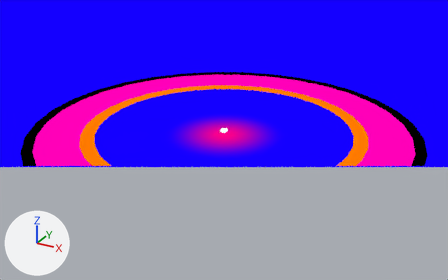
Before and after pictures for a commit that changed the Blender file assets/raw_assets/scene/scene.blend.
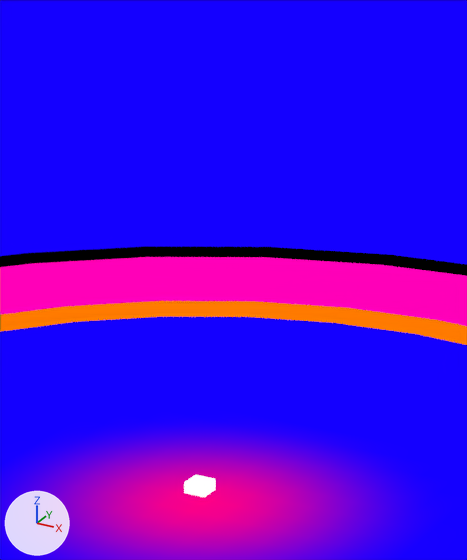
There are two pictures of each version: one from a 50 mm camera at (14.1, -25.7, 12.4) aimed at (-0.6, 1.1, -1.0), one close up on the part from 39% to 64% of the width and 4% to 53% of the height. Every picture has the same lights, and +X, +Y and +Z are marked at lower left. Everything nearer to the camera than a plane just in front of the edit is cut away.
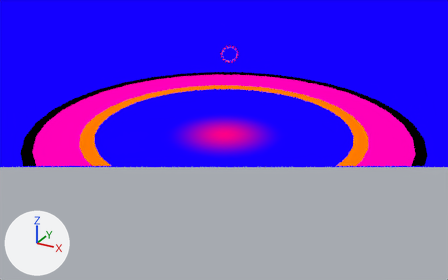
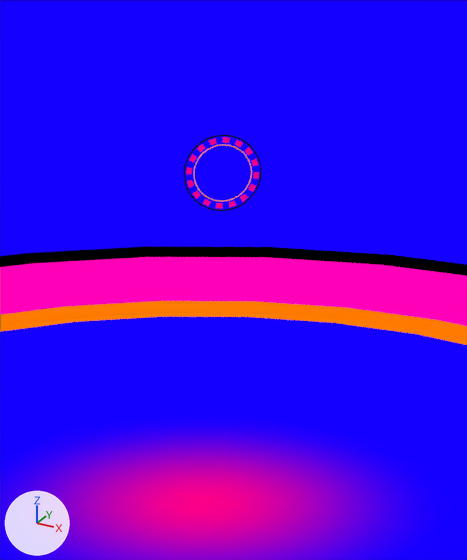
The change, as a list of edits to the scene's bpy script:
```text
Add mat_scoreoutter:
    mat_scoreoutter = bpy.data.materials.new('ScoreOutter')
    mat_scoreoutter.use_nodes = True; mat_scoreoutter.node_tree.nodes.clear()
    _N = mat_scoreoutter.node_tree.nodes; _L = mat_scoreoutter.node_tree.links
    n0 = _N.new('ShaderNodeOutputMaterial'); n0.name = 'Material Output'
    n1 = _N.new('ShaderNodeBackground'); n1.name = 'Background'
    n1.inputs[0].default_value = (0.0049, 0.0049, 0.0049, 1.0)  # 'Color', black #0f0f0f
    _L.new(n1.outputs[0], n0.inputs[0])  # 'Background' to 'Surface'
Add mat_score:
    mat_score = bpy.data.materials.new('Score')
    mat_score.use_nodes = True; mat_score.node_tree.nodes.clear()
    _N = mat_score.node_tree.nodes; _L = mat_score.node_tree.links
    n0 = _N.new('ShaderNodeOutputMaterial'); n0.name = 'Material Output'
    n1 = _N.new('ShaderNodeBackground'); n1.name = 'Background'
    n1.inputs[0].default_value = (0.8, 0.0, 0.232, 1.0)  # 'Color', pink #e70084
    _L.new(n1.outputs[0], n0.inputs[0])  # 'Background' to 'Surface'
Add mat_scoreinner:
    mat_scoreinner = bpy.data.materials.new('ScoreInner')
    mat_scoreinner.use_nodes = True; mat_scoreinner.node_tree.nodes.clear()
    _N = mat_scoreinner.node_tree.nodes; _L = mat_scoreinner.node_tree.links
    n0 = _N.new('ShaderNodeOutputMaterial'); n0.name = 'Material Output'
    n1 = _N.new('ShaderNodeBackground'); n1.name = 'Background'
    n1.inputs[0].default_value = (0.8, 0.202, 0.0, 1.0)  # 'Color', orange #e77c00
    _L.new(n1.outputs[0], n0.inputs[0])  # 'Background' to 'Surface'
Add me_circle_003:
    me_circle_003.from_pydata(...)  # 192 vertices, 80 faces; spans x -1.07..1.07, y -1.07..1.07, z 0.0
    # faces by material slot: [16, 32, 32]
    me_circle_003.materials.append(mat_score)
    me_circle_003.materials.append(mat_scoreoutter)
    me_circle_003.materials.append(mat_scoreinner)
Remove ob_static_001:
    ob_static_001 = bpy.data.objects.new('static.001', me_cube_004)
    ob_static_001.location = (0.0, 0.0, 0.0)
    ob_static_001.scale = (0.3, 0.3, 0.3)
Add ob_circle_003:
    ob_circle_003 = bpy.data.objects.new('Circle.003', me_circle_003)
    ob_circle_003.location = (-1.9, 4.1, 2.79)
    ob_circle_003.rotation_euler = (1.571, 0.0, 0.611)  # degrees (90, 0, 35)
    ob_circle_003.scale = (0.5, 0.5, 0.5)
```

Pixel boxes [x1, y1, x2, y2] of what changed, in the close-ups (467 x 560 px):
'Circle.003', added: after [184, 135, 262, 211]
    faces in mat_score: [186, 137, 259, 209]
    faces in mat_scoreoutter: [184, 135, 262, 211]
    faces in mat_scoreinner: [193, 144, 252, 202]
'static.001', deleted: before [184, 475, 216, 497]
